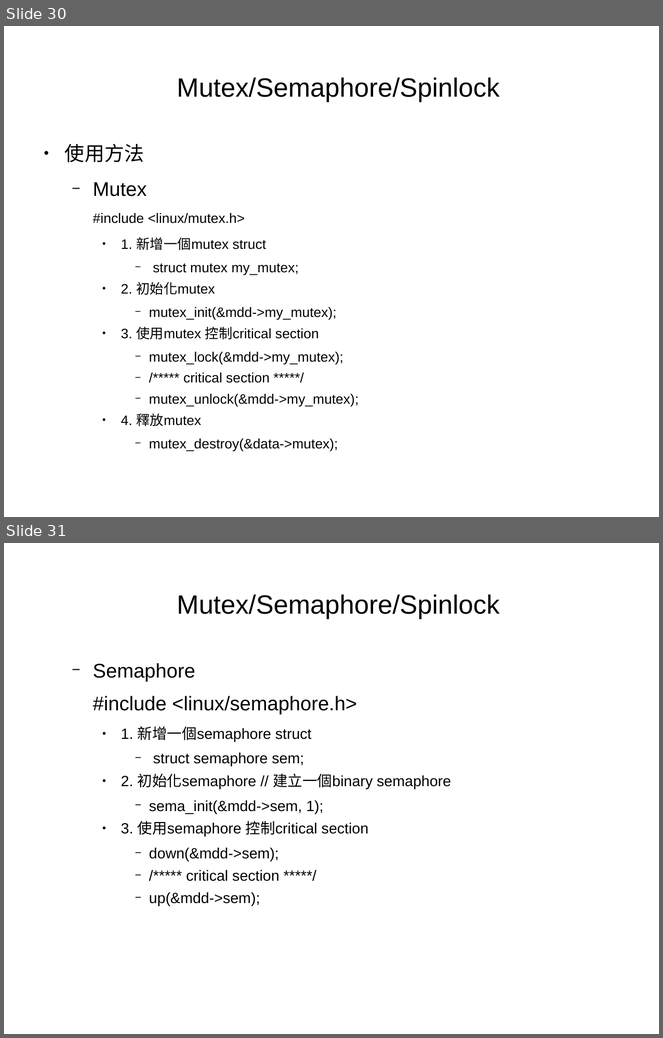
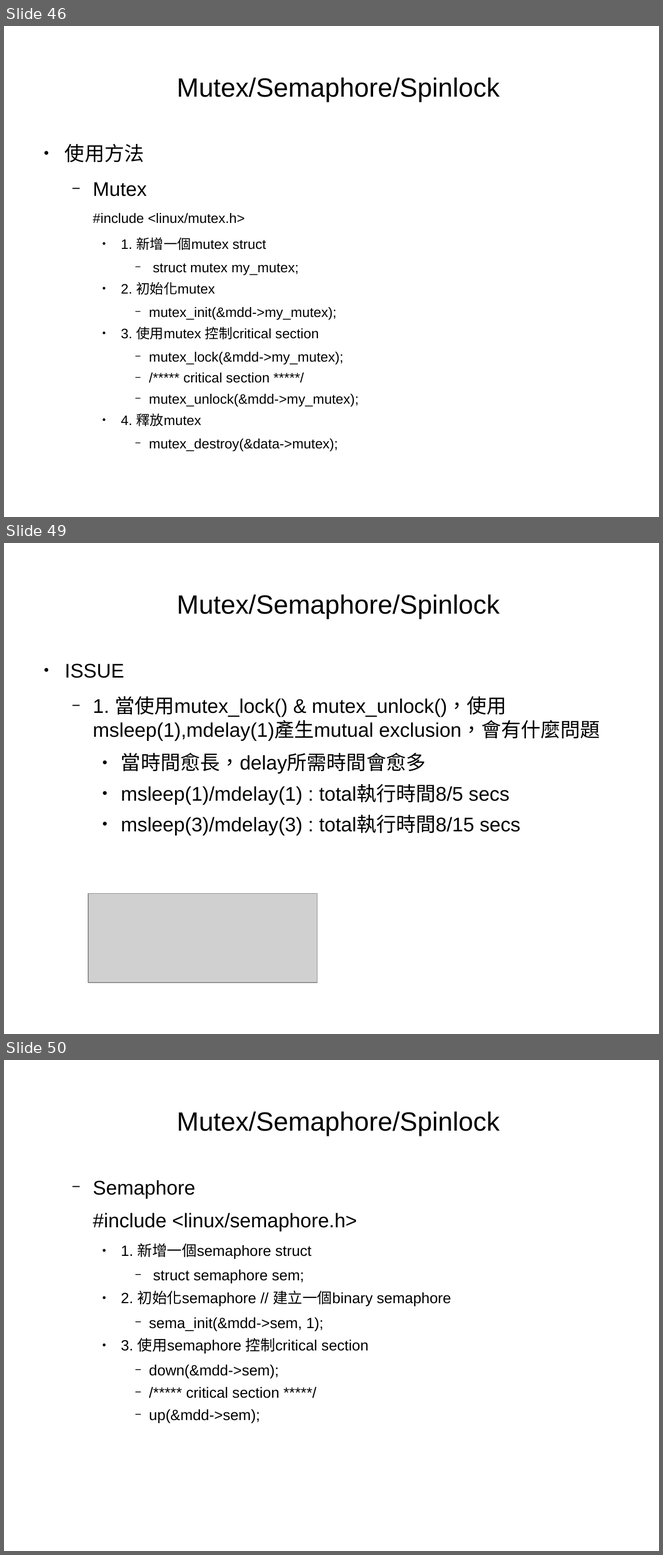
Before and after one commit to moumoon1203/linux_study, a slide deck: linux_study.odp. Shown one above the other, each under a label of ours: slides 30 and 31 before the commit, slides 46, 49 and 50 after it; the slides between them are not shown. The pictures are 663x1038 and 663x1555 pixels, drawn with LibreOffice and Linux fonts; fonts in the diff are those of the drawing; grey boxes stand for pictures. Boxes give left, top, right and bottom in pixels: in the first picture for what was removed or moved away, otherwise in the second. Text is boxed around its words. In the diff, an @@ line names an element or a change of style, - is before the commit and + after.

```diff
--- a/linux_study.odp
+++ b/linux_study.odp
@@ slide 49 added at [4, 543, 659, 1034], background #FFFFFF @@
@@ title added at [177, 594, 500, 619], 32 pt, text #000000 @@
+Mutex/Semaphore/Spinlock
@@ text added at [65, 664, 600, 836], 24 pt, text #000000 @@
+● ISSUE
+  − 1. 當使用mutex_lock() & mutex_unlock()，使用msleep(1),mdelay(1)產生mutual exclusion，會有什麼問題
+    ● 當時間愈長，delay所需時間會愈多
+    ● msleep(1)/mdelay(1) : total執行時間8/5 secs
+    ● msleep(3)/mdelay(3) : total執行時間8/15 secs
@@ picture added at [88, 894, 318, 983] @@
@@ what was slide 30 is now slide 46 @@
@@ what was slide 31 is now slide 50 @@
```
Also in this commit, not shown: 6 slides changed, 25 other slides added, 3 other files.
